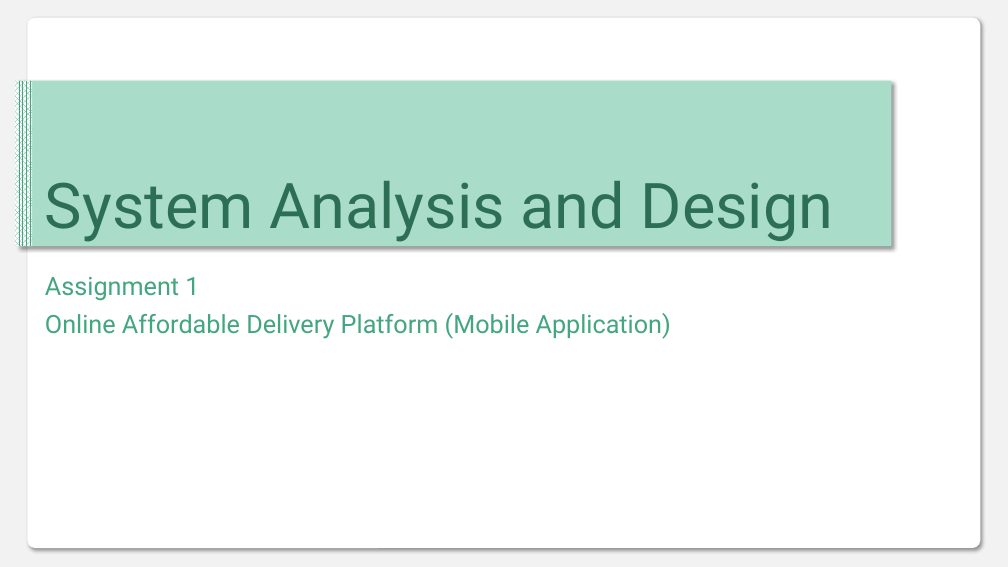
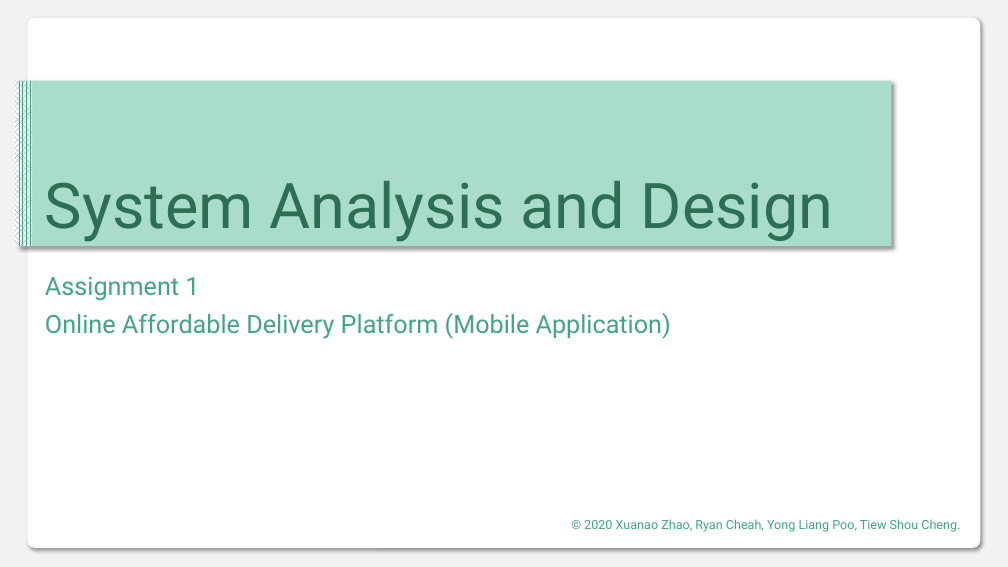
Before and after one commit to DIT202003G1/SAD-Assignment, a slide deck: slide 1 of Presentaion.pptx. Drawn at 1008x567 pixels with LibreOffice and Linux fonts; fonts in the diff are those of the drawing. Boxes give left, top, right and bottom in pixels: in the first picture for what was removed or moved away, otherwise in the second. Text is boxed around its words. In the diff, an @@ line names an element or a change of style, - is before the commit and + after.

```diff
--- a/Presentaion.pptx
+++ b/Presentaion.pptx
@@ text added at (x1=584, y1=519, x2=960, y2=532), 12 pt, text #43A680 @@
+© 2020 Xuanao Zhao, Ryan Cheah, Yong Liang Poo, Tiew Shou Cheng.
```
Also in this commit, not shown: 1 other slide changed.
